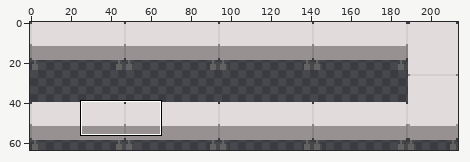
Sprite sheet, stored at UbiGame/Resources/img/cafeteria-boxes.png. Above, an overview of the earlier version with the close-up marked.
Close-up. Before the edit:
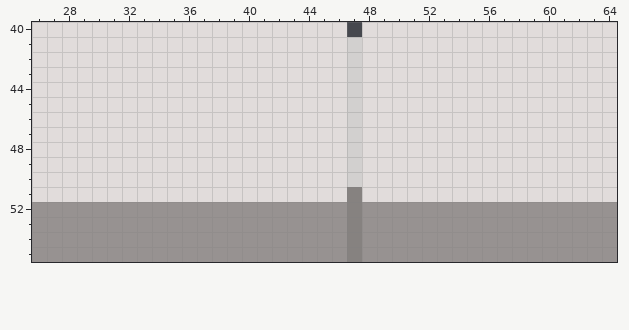
The file is 214x64 pixels. Colours within 5 levels of each other are drawn and written as one. Shown: x 26..64, y 40..55. The commit also changed other parts of the picture, which this record leaves out.
Once edited:
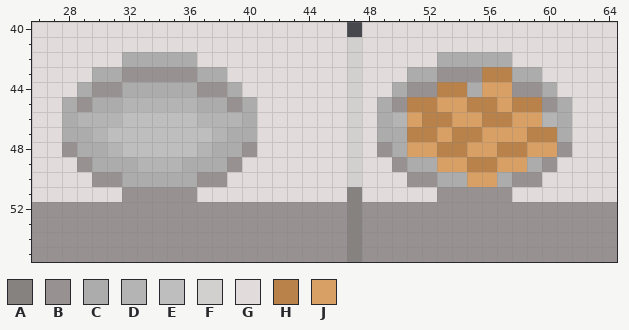
Palette (. is transparent): A #868280  B #979291  C #acacac  D #b4b4b4  E #bebebe  F #d2d0cf  G #e1dcdb  H #b9824a  J #d9a066
Edits made:
y 42: x 32..36 GGGGG -> CCCCC; x 53..57 GGGGG -> CCCCC
y 43: x 30..38 GGGGGGGGG -> CCBBBBBCC; x 51..59 GGGGGGGGG -> CCBBBHHCC
y 44: x 29..39 GGGGGGGGGGG -> CBBCCCCCBBC; x 50..60 GGGGGGGGGGG -> CBBHHCJJBBC
y 45: x 28..40 GGGGGGGGGGGGG -> CBCCDDDDDCCBC; x 49..61 GGGGGGGGGGGGG -> CBHHJJHHJHHBC
y 46: x 28..40 GGGGGGGGGGGGG -> CDDDEEEEEDDDC; x 49..61 GGGGGGGGGGGGG -> CDJHHJJHHJJDC
y 47: x 28..40 GGGGGGGGGGGGG -> CCDEEEEEEEDCC; x 49..61 GGGGGGGGGGGGG -> CCHHJHHJJJHHC
y 48: x 28..40 GGGGGGGGGGGGG -> BCCDEEEEEDCCB; x 49..61 GGGGGGGGGGGGG -> BCJJHHJJHHJJB
y 49: x 29..39 GGGGGGGGGGG -> BCCCDDDCCCB; x 50..60 GGGGGGGGGGG -> BCCJJHHJJCB
y 50: x 30..38 GGGGGGGGG -> BBCCCCCBB; x 51..59 GGGGGGGGG -> BBCCJJCBB
y 51: x 32..36 GGGGG -> BBBBB; x 53..57 GGGGG -> BBBBB
